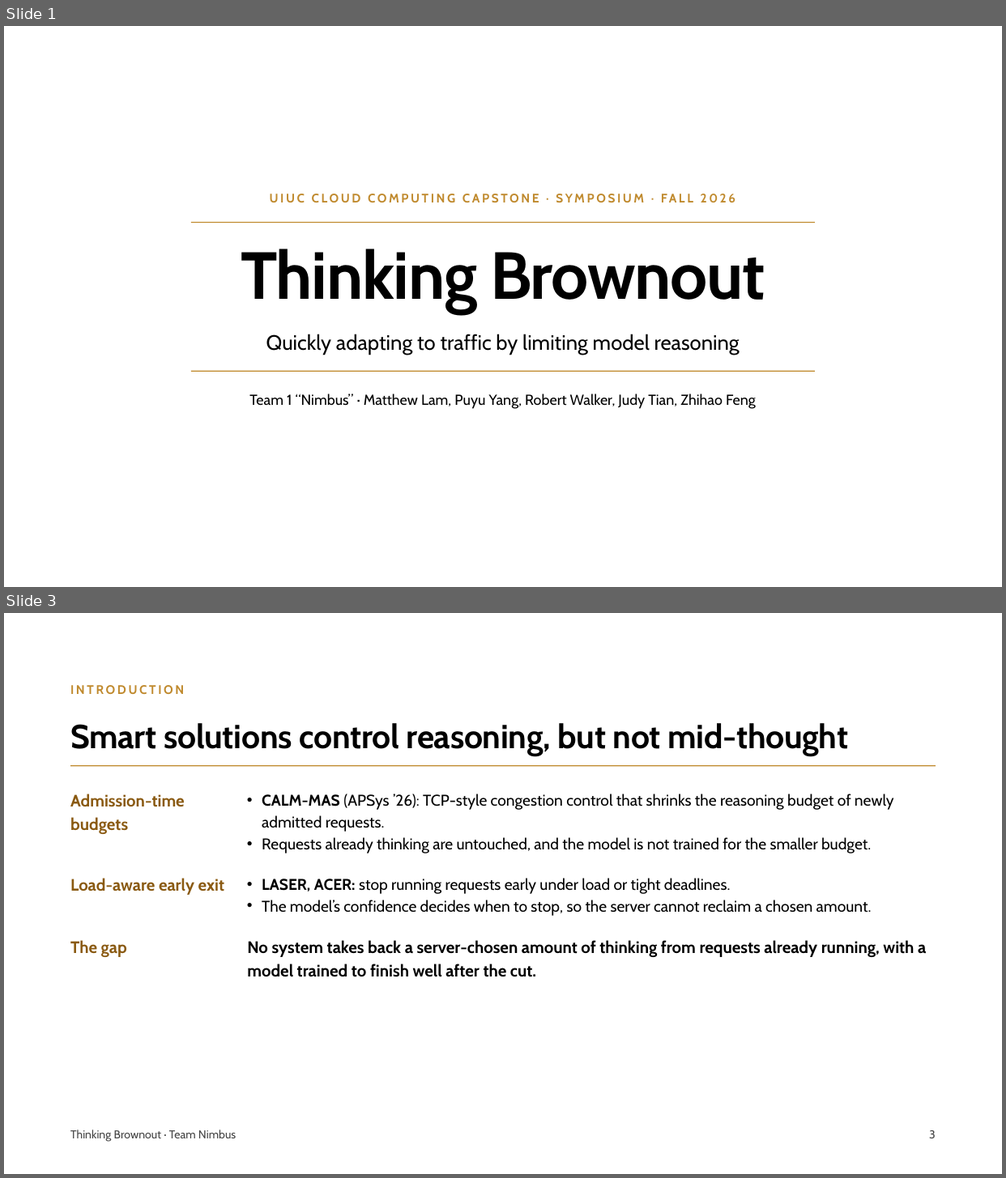
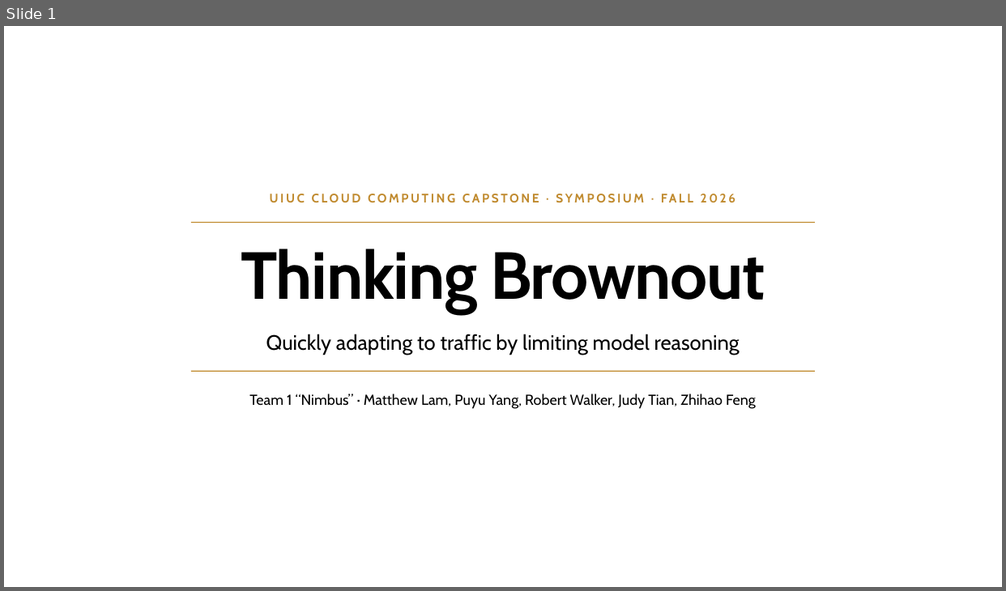
Before and after one commit to pyangyu/team1_nimbus_copy, a slide deck: Symposium Slides.pptx. Shown one above the other, each under a label of ours: slides 1 and 3 before the commit, slide 1 after it; the slides between them are not shown. The pictures are 1006x1178 and 1006x591 pixels, drawn with LibreOffice and Linux fonts; fonts in the diff are those of the drawing. Boxes give left, top, right and bottom in pixels: in the first picture for what was removed or moved away, otherwise in the second. Text is boxed around its words. In the diff, an @@ line names an element or a change of style, - is before the commit and + after.

Commit message:
Symposium Slides: intro rework, merged related work

```diff
--- a/Symposium Slides.pptx
+++ b/Symposium Slides.pptx
@@ slide 3 removed at (x1=4, y1=613, x2=1002, y2=1174), background #FFFFFF @@
@@ text removed at (x1=70, y1=685, x2=184, y2=694) @@
-INTRODUCTION
@@ title removed at (x1=70, y1=723, x2=849, y2=756) @@
-Smart solutions control reasoning, but not mid-thought
@@ line removed from (70, 766) to (936, 766) @@
@@ text removed at (x1=70, y1=794, x2=185, y2=834) @@
-Admission-time budgets
@@ text removed at (x1=262, y1=794, x2=894, y2=854) @@
-• CALM-MAS (APSys ’26): TCP-style congestion control that shrinks the reasoning budget of newly admitted requests.
-• Requests already thinking are untouched, and the model is not trained for the smaller budget.
@@ text removed at (x1=70, y1=878, x2=224, y2=895) @@
-Load-aware early exit
@@ text removed at (x1=262, y1=878, x2=872, y2=916) @@
-• LASER, ACER: stop running requests early under load or tight deadlines.
-• The model’s confidence decides when to stop, so the server cannot reclaim a chosen amount.
@@ text removed at (x1=70, y1=940, x2=127, y2=957) @@
-The gap
@@ text removed at (x1=247, y1=940, x2=926, y2=977) @@
-No system takes back a server-chosen amount of thinking from requests already running, with a model trained to finish well after the cut.
@@ text removed at (x1=70, y1=1130, x2=236, y2=1141) @@
-Thinking Brownout · Team Nimbus
@@ text removed at (x1=929, y1=1131, x2=936, y2=1139) @@
-3
```
Also in this commit, not shown: 6 slides changed.
